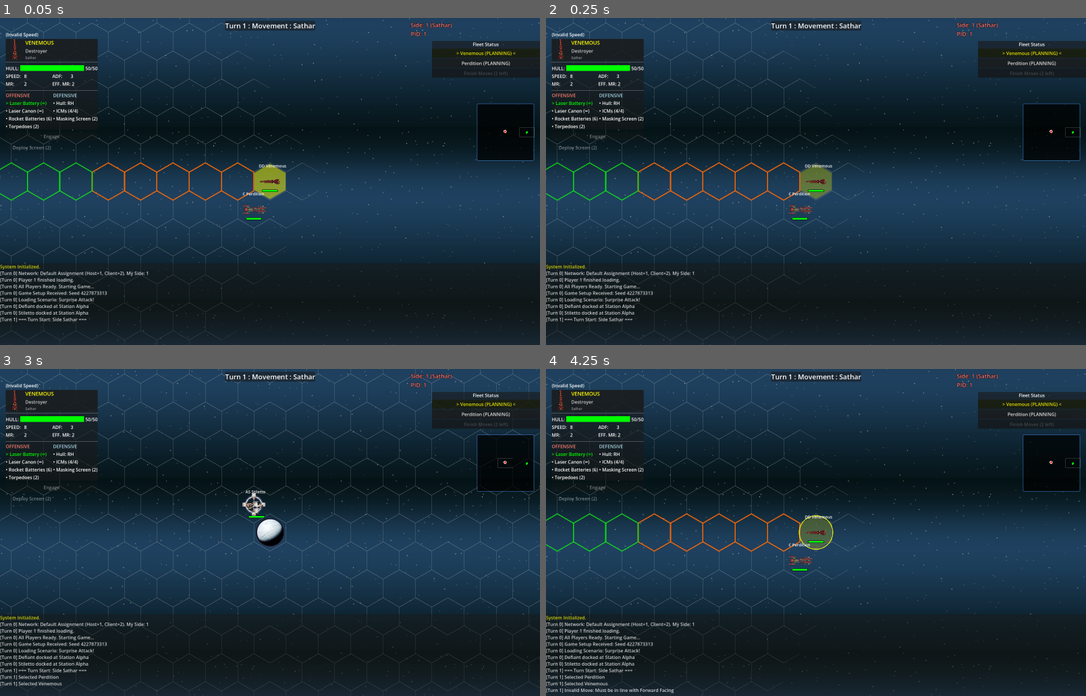
Above: before the commit, frames 1-4 (two rows, left to right).
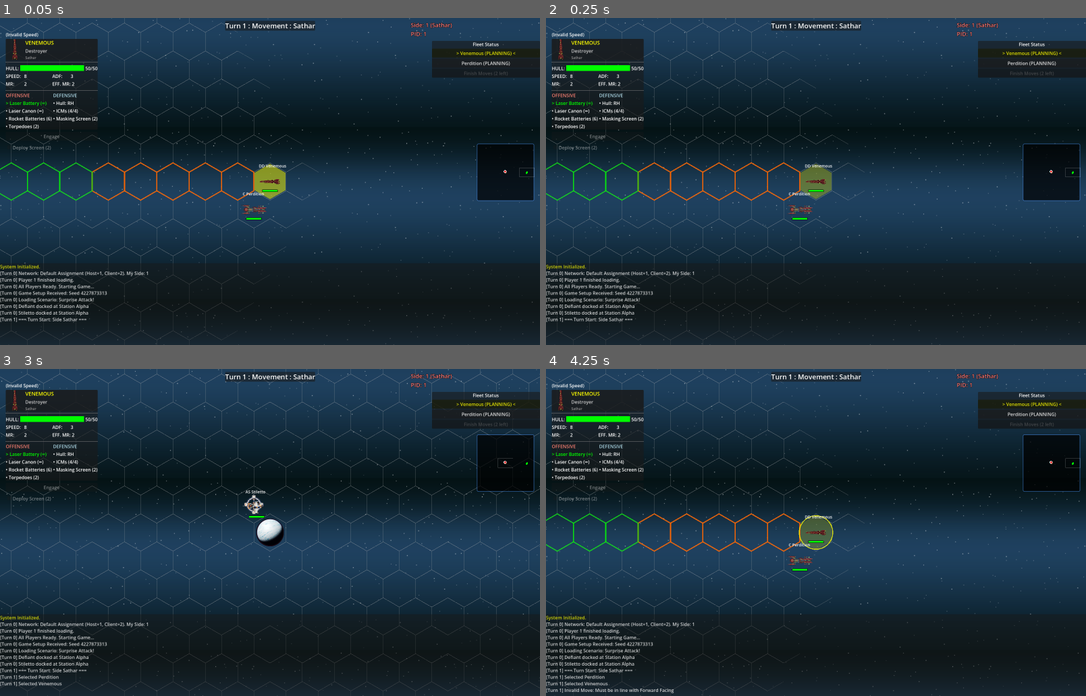
Above: after the commit, the same moments.

Repository: jjeffers/sf-kh-simulator
Game: Godot game, scene res://Scenes/Main.tscn
The game is run twice, just before and just after one commit, with the same random seed, the same clock (stepped at 60 frames per second) and the same inputs. This scene is started directly instead of the project's main scene.
Inputs (mouse positions are in pixels of both pictures, inside the frame that each line leads up to):
- Up to frame 1 (0.05 s): no input
- Up to frame 2 (0.25 s): no input
- Up to frame 3 (3 s): click "> Venemous (PLANNING) <" at 0.5 s; click "Perdition (PLANNING)" at 1.25 s; click "Venemous (PLANNING)" at 2 s; tap Enter at 2.75 s; drag from (507, 463) to (324, 460) at 2.77 s
- Up to frame 4 (4.25 s): tap Space at 3.5 s; drag from (708, 548) to (789, 597) at 3.52 s

The runs differ from the first frame. In frame 1, 1.7% of the frame differs, in the area x 88-99%, y 26-57%; in frame 2, 1.7%; in frame 3, 0.1%; in frame 4, nothing differs.

Commit message:
Fix Hit Odds Desync, Damage Roll Desync, Scenario Hull Bug, and Runtime Errors

Diff:
--- a/Scripts/GameManager.gd
+++ b/Scripts/GameManager.gd
@@ -1116,10 +1116,13 @@
 			"tp": atk["target_pos"]
 		})
 
+	var seed_val = randi()
 	if multiplayer.has_multiplayer_peer():
-		rpc("execute_commit_combat", attacks_data, randi())
+		# Client: Send Request to Server
+		rpc_id(1, "execute_commit_combat", attacks_data, seed_val)
 	else:
-		execute_commit_combat(attacks_data, randi())
+		# Local: Just execute
+		_execute_resolution(attacks_data, seed_val)
 
 @rpc("any_peer", "call_local", "reliable")
 func execute_commit_combat(attacks_data: Array, rng_seed: int):
@@ -1131,14 +1134,26 @@
 
 	if current_phase != Phase.COMBAT:
 		print("[Security] Combat rejected: Wrong Phase (%s)" % current_phase)
-		# We might need to handle stuck state if we return here?
-		# But this is an illegal call, so ignoring it is safe.
 		return
 
 	# Validate Sender owns the Firing Side
 	if not _validate_rpc_ownership(sender_id, firing_side_id):
 		return
 
+
+	if multiplayer.is_server():
+		# Broadcast to all clients (Authority -> Clients)
+		# We use the SAME seed provided by the client to ensure fairness/sync
+		rpc("rpc_resolve_combat", attacks_data, rng_seed)
+	else:
+		# If a client somehow received this (shouldn't happen if we only rpc_id(1)), ignore or log
+		pass
+
+@rpc("authority", "call_local", "reliable")
+func rpc_resolve_combat(attacks_data: Array, rng_seed: int):
+	_execute_resolution(attacks_data, rng_seed)
+
+func _execute_resolution(attacks_data: Array, rng_seed: int):
 	current_combat_state = CombatState.RESOLVING
 
 	# Sync RNG
@@ -1675,6 +1690,9 @@
 
 	_update_phase_indicator() # NEW: Update UI for Movement Phase
 
+	# Sync State at start of turn/phase to ensure damage/flags are correct
+	broadcast_game_state()
+
 	# Find un-moved ships for ACTIVE side (Current Side Only)
 	for s in ships:
 		if not is_instance_valid(s): continue
@@ -1821,6 +1839,9 @@
 	queued_attacks.clear()
 	selected_ship = null
 	combat_target = null
+
+	# Sync State before planning to ensure odds/damage are correct
+	broadcast_game_state()
 
 	# FIX: Explicitly hide Movement Panel to prevent overlap
 	if panel_movement:
@@ -2720,9 +2741,11 @@
 	# Use the logic from original _on_commit_move but applied to `ship` instead of `selected_ship`
 
 	if _check_planet_collision(ship) or _check_boundary(ship):
-		# Ship Died
-		# Handle death logic (e.g. remove from list)
-		pass
+		# Ship Died - Stop processing and advance turn
+		ship.has_moved = true
+		if current_phase == Phase.MOVEMENT:
+			end_turn()
+		return
 
 	# DOCKING LOGIC
 	_handle_docking_states(ship)
@@ -3896,6 +3919,38 @@
 		'weapon_name': weapon['name']
 	})
 
+# STATE SYNC LOGIC
+func broadcast_game_state():
+	# Only Authority (Server/Host) should broadcast state
+	if multiplayer.has_multiplayer_peer() and not multiplayer.is_server():
+		return
+
+	var state_data = {}
+	for s in ships:
+		if is_instance_valid(s):
+			state_data[s.name] = s.get_net_state()
+
+	if multiplayer.has_multiplayer_peer():
+		rpc_sync_ship_states.rpc(state_data)
+	else:
+		# Local singleplayer (or just testing)
+		pass
+
+@rpc("authority", "call_local", "reliable")
+func rpc_sync_ship_states(data: Dictionary):
+	# log_message("Syncing Ship States...")
+	for ship_name in data:
+		var s_data = data[ship_name]
+		var s = _find_ship_by_name(ship_name)
+		if s:
+			s.apply_net_state(s_data)
+		else:
+			# Ship might be missing (desync?) result of destruction?
+			# In full sync we might want to spawn it?
+			# For now, just ignore.
+			pass
+
+
 	_update_ui_state() # Update Status Label (Planned Attacks List)
 	_update_planning_ui_list()
 	queue_redraw()
--- a/Scripts/ScenarioManager.gd
+++ b/Scripts/ScenarioManager.gd
@@ -75,8 +75,9 @@
 			"side_index": 1, # Defender
 			"position": station_pos,
 			"orbit_direction": station_orbit_dir,
-			"stats": {
+			"overrides": {
 				"max_hull": 25,
+				"hull": 25,
 				"icm_max": 6,
 				"icm_current": 6,
 				"weapons": [ {
--- a/Scripts/Ship.gd
+++ b/Scripts/Ship.gd
@@ -61,6 +61,96 @@
 
 # Undo State
 var turn_start_state: Dictionary = {}
+
+func get_net_state() -> Dictionary:
+	return {
+		"hull": hull,
+		"max_hull": max_hull,
+		"icm_current": icm_current,
+		"icm_max": icm_max,
+		"ms_current": ms_current,
+		"ms_max": ms_max,
+		"is_ms_active": is_ms_active,
+		"ccs_damaged": ccs_damaged,
+		"has_electrical_fire": has_electrical_fire,
+		"has_disastrous_fire": has_disastrous_fire,
+		"fire_damage_stack": fire_damage_stack,
+		"current_adf_modifier": current_adf_modifier,
+		"current_mr_modifier": current_mr_modifier,
+		"has_moved": has_moved,
+		"has_fired": has_fired,
+		"grid_position": grid_position,
+		"facing": facing,
+		"orbit_direction": orbit_direction,
+		"speed": speed,
+		"is_destroyed": is_destroyed, # Important for sync
+		"weapons": _get_weapon_states() # Needed for crippled/ammo
+	}
+
+func apply_net_state(data: Dictionary):
+	hull = data.get("hull", hull)
+	max_hull = data.get("max_hull", max_hull)
+	icm_current = data.get("icm_current", icm_current)
+	icm_max = data.get("icm_max", icm_max)
+	ms_current = data.get("ms_current", ms_current)
+	ms_max = data.get("ms_max", ms_max)
+	is_ms_active = data.get("is_ms_active", is_ms_active)
+
+	ccs_damaged = data.get("ccs_damaged", ccs_damaged)
+	has_electrical_fire = data.get("has_electrical_fire", has_electrical_fire)
+	has_disastrous_fire = data.get("has_disastrous_fire", has_disastrous_fire)
+	fire_damage_stack = data.get("fire_damage_stack", fire_damage_stack)
+
+	current_adf_modifier = data.get("current_adf_modifier", current_adf_modifier)
+	current_mr_modifier = data.get("current_mr_modifier", current_mr_modifier)
+
+	has_moved = data.get("has_moved", has_moved)
+	has_fired = data.get("has_fired", has_fired)
+
+	# Position/Movement
+	grid_position = data.get("grid_position", grid_position)
+	facing = data.get("facing", facing)
+	orbit_direction = data.get("orbit_direction", orbit_direction)
+	speed = data.get("speed", speed)
+
+	is_destroyed = data.get("is_destroyed", false) # Handling logic elsewhere might be needed if it transitions
+	if is_destroyed and hull > 0: hull = 0 # Safety
+
+	if data.has("weapons"):
+		_apply_weapon_states(data["weapons"])
+
+	# Trigger visual updates
+	queue_redraw()
+	binding_pos_update()
+	if is_destroyed and not is_exploding:
+		# If we sync a destroyed state but aren't dead locally, just vanish?
+		# trigger_explosion() might be too noisy for sync.
+		modulate = Color(0.5, 0.5, 0.5, 0.5) # Dim it
+		# Or hide?
+
+func _get_weapon_states() -> Array:
+	var states = []
+	for w in weapons:
+		states.append({
+			"ammo": w.get("ammo", 0),
+			"is_crippled": w.get("is_crippled", false),
+			"fired": w.get("fired", false)
+		})
+	return states
+
+func _apply_weapon_states(states: Array):
+	if states.size() != weapons.size():
+		# Weapon count mismatch?
+		# This can happen if scenario loaded wrong, but we fixed that.
+		# Just try to map by index.
+		pass
+
+	for i in range(min(states.size(), weapons.size())):
+		var s = states[i]
+		var w = weapons[i]
+		w["ammo"] = s.get("ammo", w.get("ammo", 0))
+		w["is_crippled"] = s.get("is_crippled", w.get("is_crippled", false))
+		w["fired"] = s.get("fired", w.get("fired", false))
 
 
 func get_effective_adf() -> int:
--- /dev/null
+++ b/test/integration/test_station_range.gd
@@ -0,0 +1,80 @@
+extends GutTest
+
+var game_manager_script = load("res://Scripts/GameManager.gd")
+var ship_script = load("res://Scripts/Ship.gd")
+
+var gm
+var station
+var target
+
+func before_each():
+	gm = game_manager_script.new()
+	add_child_autofree(gm)
+	gm.ships = []
+	gm.planet_hexes = []
+
+func test_station_rocket_battery_range_limit():
+	# Setup: Station at (0,0,0)
+	station = ship_script.new()
+	station.name = "Station Alpha"
+	station.grid_position = Vector3i(0, 0, 0)
+	station.side_id = 1
+	station.configure_space_station() # Should set RB range to 3
+	gm.ships.append(station)
+	gm.add_child(station)
+
+	# Setup: Target at Range 10 (10, 0, -10)
+	target = ship_script.new()
+	target.name = "Target Ship"
+	target.grid_position = Vector3i(10, 0, -10)
+	target.side_id = 2
+	gm.ships.append(target)
+	gm.add_child(target)
+
+	# Verify Distance
+	var dist = hex_grid_script.hex_distance(station.grid_position, target.grid_position)
+	assert_eq(dist, 10, "Distance should be 10")
+
+	# 2. EXPLOIT ATTEMPT: Call execute_commit_combat directly
+	# This simulates a client sending a "valid" looking packet for an invalid weapon
+	# Weapon Index 0 = Rocket Battery (configured in Setup)
+	# Wait, check weapon indices.
+	# Station Config: matches Ship.gd?
+	# Station has: Laser Battery (0), Rocket Battery (1) or similar?
+	# Let's find index of Rocket Battery
+	var rb_idx = -1
+	for i in range(station.weapons.size()):
+		if station.weapons[i]["type"] == "Rocket Battery":
+			rb_idx = i
+			break
+
+	assert_ne(rb_idx, -1, "Station should have Rocket Batteries")
+
+	var attack_packet = [ {
+		"s": station.name,
+		"t": target.name,
+		"w": rb_idx,
+		"tp": target.position
+	}]
+
+	# Execute
+	gm.current_phase = gm.Phase.COMBAT
+	gm.firing_side_id = 1
+	gm.execute_commit_combat(attack_packet, 12345)
+
+	# Verify Result
+	# If bug exists, pending_resolutions has an item, OR it processed and hit.
+	# We want to wait for processing? _process_next_attack is async-ish.
+	await gm.get_tree().process_frame
+	await gm.get_tree().process_frame
+
+	# How to verify hit? Logs? Or Hull damage?
+	# Target hull starts at default (e.g. 15 or 40).
+	# Rocket Battery 2d10.
+	# If it hit, hull < max.
+
+	# BUT... we want to FIX it. So we expect NO damage.
+	# Currently, it WILL damage.
+
+	# FIXED: Assert NO damage
+	assert_eq(target.hull, target.max_hull, "Fix Verified: Target took NO damage from out-of-range Rocket Battery")
Not shown, changed: bugs.md
